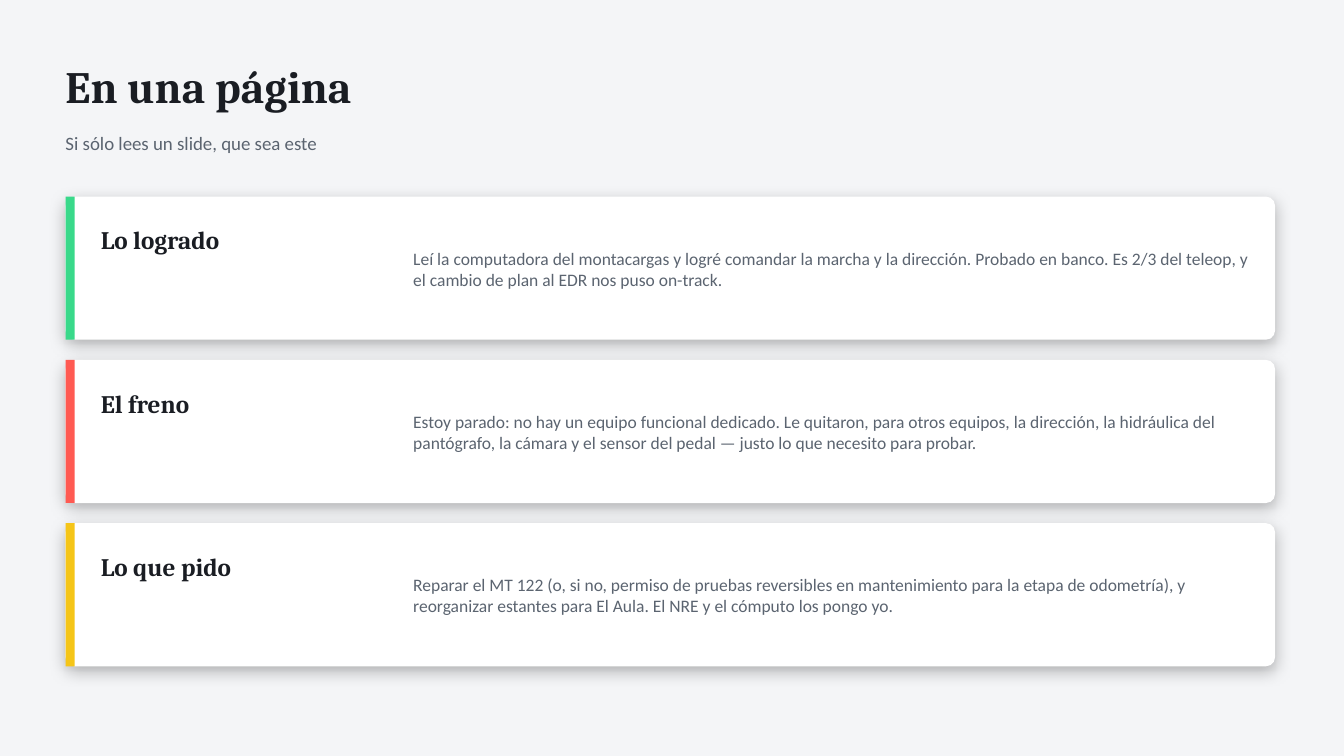
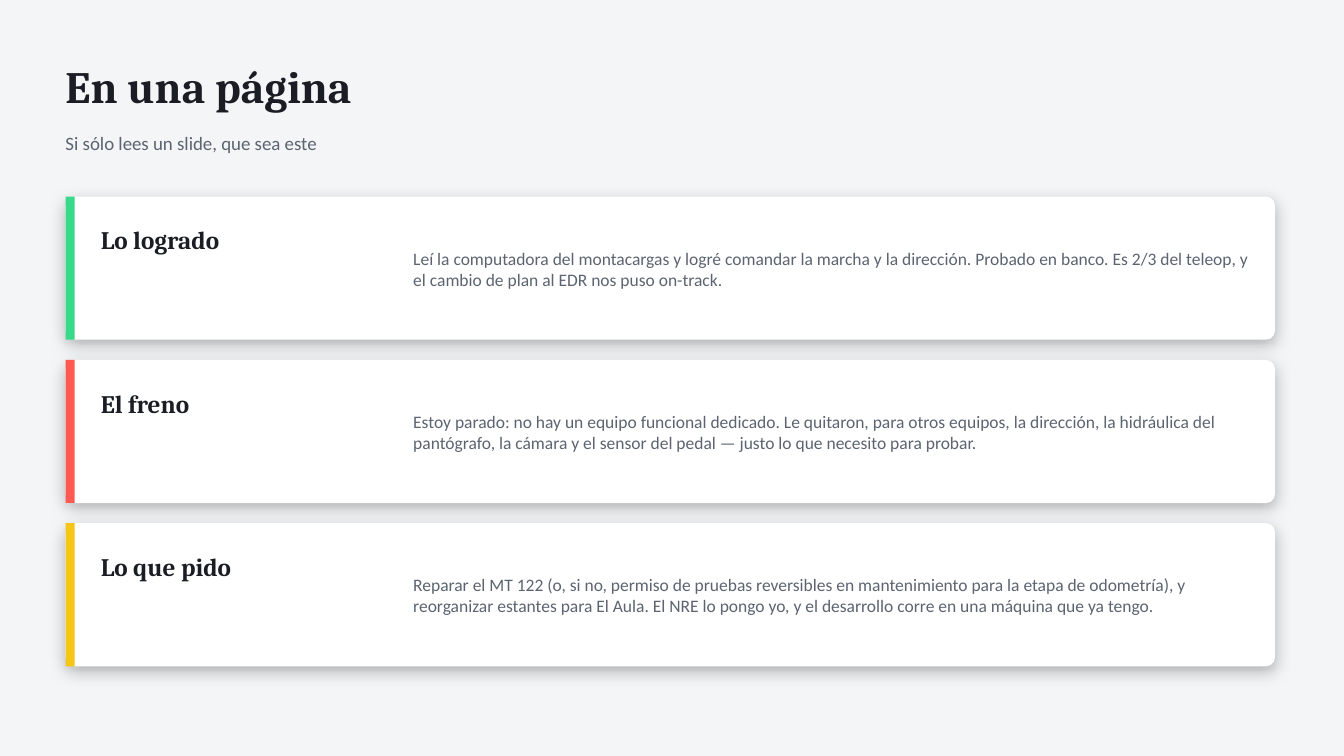
Before and after one commit to Rodzilla-TheCreator/tata, a slide deck: slide 2 of presentaciones/TaTa_Estado_y_Pedido_Omar.pptx. Drawn at 1344x756 pixels with LibreOffice and Linux fonts; fonts in the diff are those of the drawing. Boxes give left, top, right and bottom in pixels: in the first picture for what was removed or moved away, otherwise in the second. Text is boxed around its words. In the diff, an @@ line names an element or a change of style, - is before the commit and + after.

```diff
--- a/presentaciones/TaTa_Estado_y_Pedido_Omar.pptx
+++ b/presentaciones/TaTa_Estado_y_Pedido_Omar.pptx
@@ text at bbox=[413, 578, 1185, 615]: text changed @@
-Reparar el MT 122 (o, si no, permiso de pruebas reversibles en mantenimiento para la etapa de odometría), y reorganizar estantes para El Aula. El NRE y el cómputo los pongo yo.
+Reparar el MT 122 (o, si no, permiso de pruebas reversibles en mantenimiento para la etapa de odometría), y reorganizar estantes para El Aula. El NRE lo pongo yo, y el desarrollo corre en una máquina que ya tengo.
```
Also in this commit, not shown: 5 other slides changed, 1 slide removed, 2 other files.
